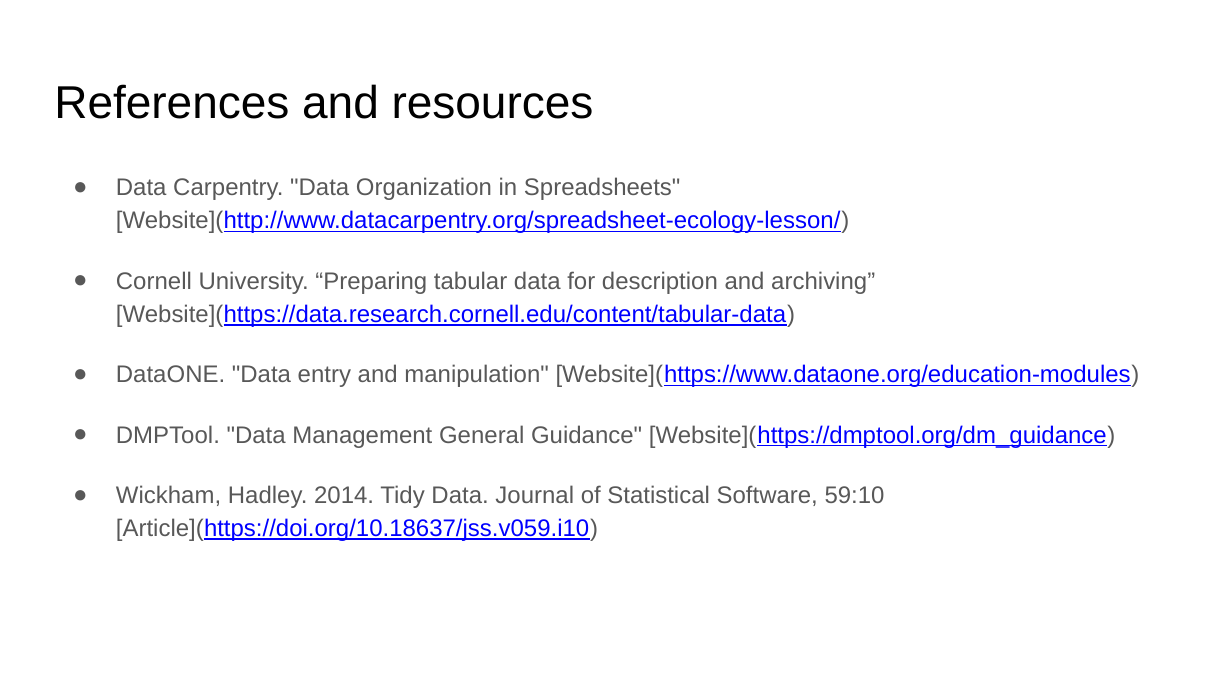
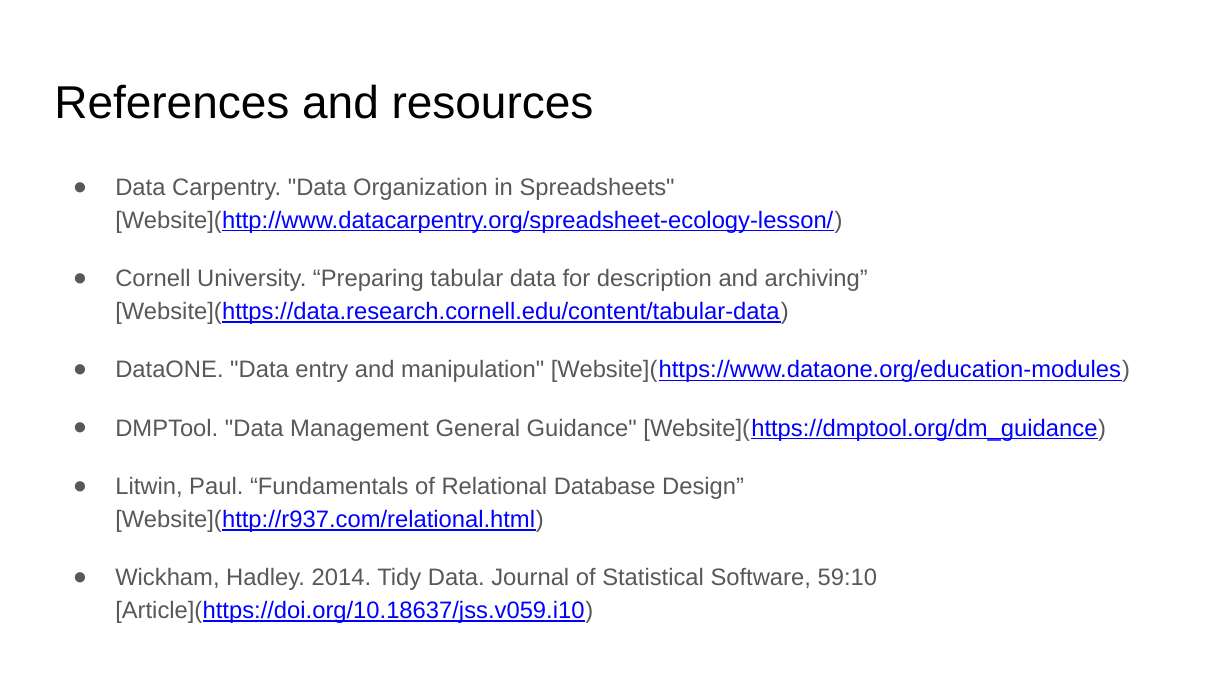
Before and after one commit to Jabble/tamu-rdm-workshops, a slide deck: slide 26 of 2017-workshops/2-collect-and-document-data/data-collection.pptx. Drawn at 1232x693 pixels with LibreOffice and Linux fonts; fonts in the diff are those of the drawing. Boxes give left, top, right and bottom in pixels: in the first picture for what was removed or moved away, otherwise in the second. Text is boxed around its words. In the diff, an @@ line names an element or a change of style, - is before the commit and + after.

Commit message:
Add database information

```diff
--- a/2017-workshops/2-collect-and-document-data/data-collection.pptx
+++ b/2017-workshops/2-collect-and-document-data/data-collection.pptx
@@ text at [115,178,1130,623]: size 14 to 13.9 pt in "Data Carpentry. "Data Organization in Spreadsheets" [Website ...", "Cornell University. “Preparing tabular data for description ...", "DataONE. "Data entry and manipulation" [Website](https://www ...", "DMPTool. "Data Management General Guidance" [Website](https: ..." and 1 more places; indent changed; less space between paragraphs @@
@@ text at [115,477,744,532]: paragraph added @@
+● Litwin, Paul. “Fundamentals of Relational Database Design” [Website](http://r937.com/relational.html)
```
Also in this commit, not shown: 1 other file.
